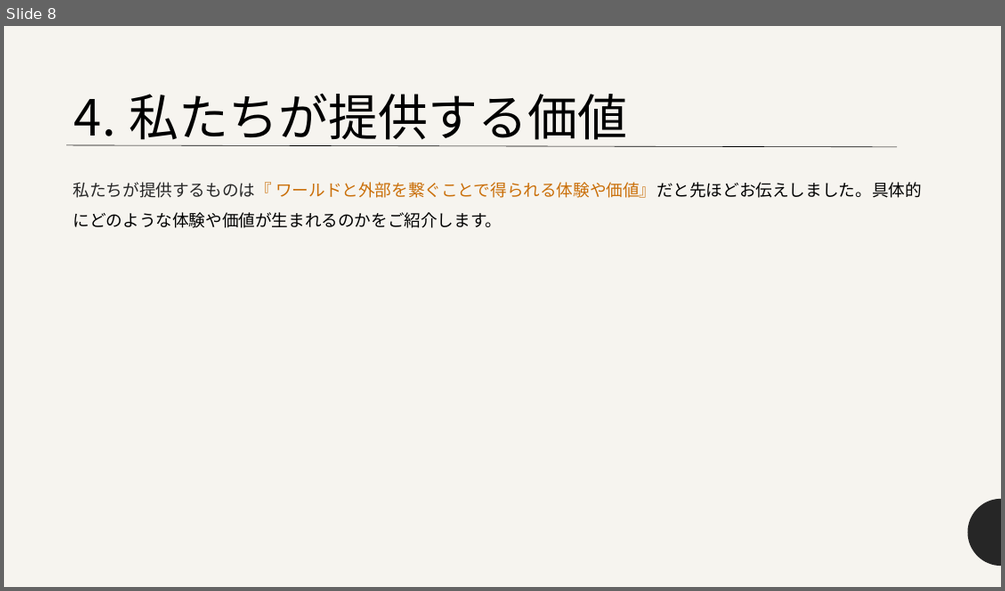
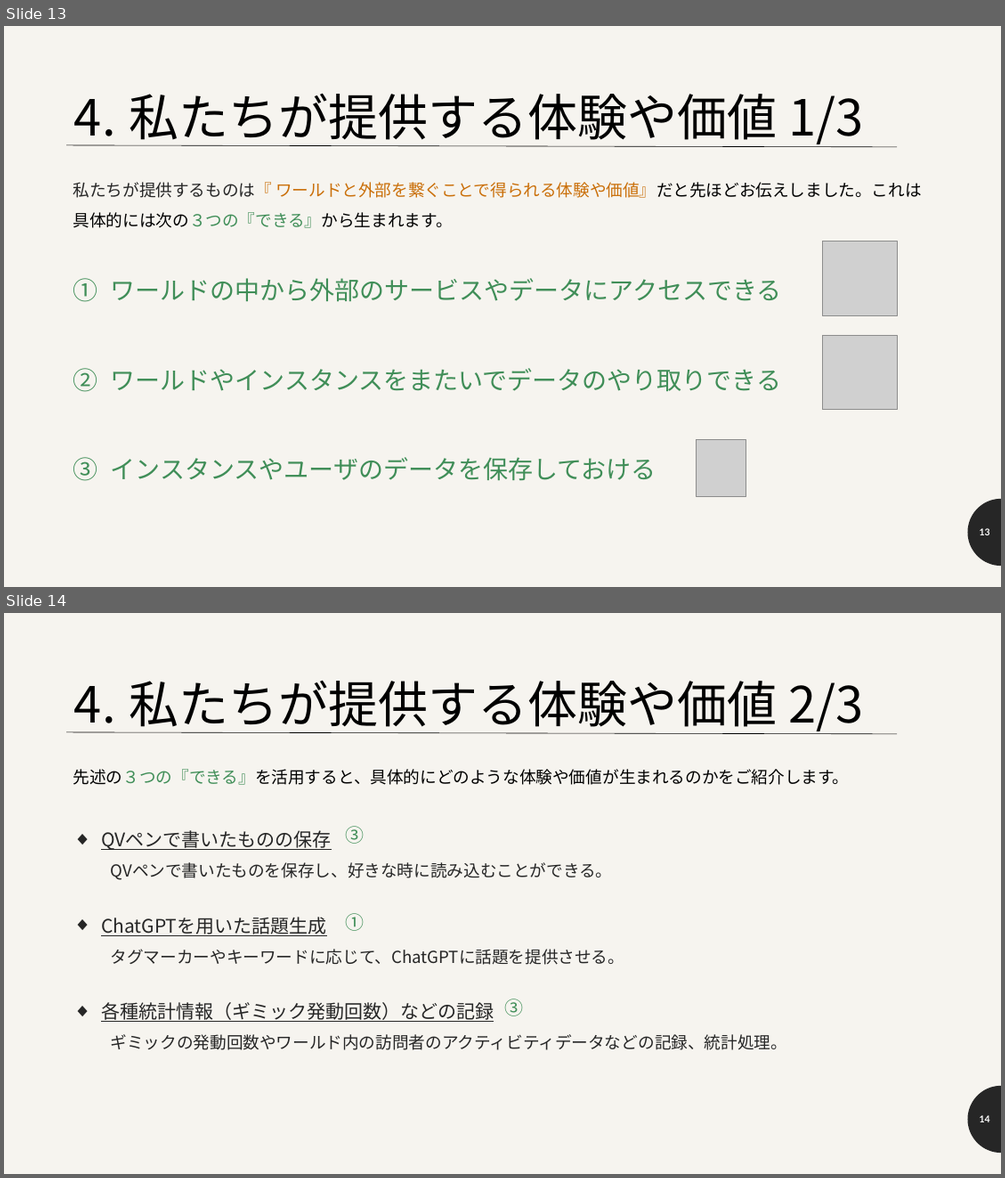
Before and after one commit to nHaruka-git/VRC-Connestions-API-Project-Public-Resources, a slide deck: 対外紹介資料.pptx. Shown one above the other, each under a label of ours: slide 8 before the commit, slides 13 and 14 after it. The pictures are 1005x591 and 1005x1178 pixels, drawn with LibreOffice and Linux fonts; fonts in the diff are those of the drawing; grey boxes stand for pictures. Boxes give left, top, right and bottom in pixels: in the first picture for what was removed or moved away, otherwise in the second. Text is boxed around its words. In the diff, an @@ line names an element or a change of style, - is before the commit and + after.

```diff
--- a/対外紹介資料.pptx
+++ b/対外紹介資料.pptx
@@ slide 14 added at (4, 613, 1001, 1174), background #F6F4EF; not listed: 1 template element that a slide beside it also shows @@
@@ title added at (73, 680, 863, 734), 48 pt, text #000000 @@
+4. 私たちが提供する体験や価値 2/3
@@ line added from (67, 732) to (897, 734), #000000 0.5 pt @@
@@ text added at (73, 769, 850, 1050), 16 pt, text #262626 @@
+先述の３つの『できる』を活用すると、具体的にどのような体験や価値が生まれるのかをご紹介します。
+◆ QVペンで書いたものの保存
+  QVペンで書いたものを保存し、好きな時に読み込むことができる。
+◆ ChatGPTを用いた話題生成
+  タグマーカーやキーワードに応じて、ChatGPTに話題を提供させる。
+◆ 各種統計情報（ギミック発動回数）などの記録
+  ギミックの発動回数やワールド内の訪問者のアクティビティデータなどの記録、統計処理。
@@ text added at (346, 826, 364, 844), 18 pt, text #408E58 @@
+③
@@ text added at (346, 913, 364, 931), 18 pt, text #408E58 @@
+①
@@ text added at (505, 998, 524, 1016), 18 pt, text #408E58 @@
+③
@@ page number added at (979, 1115, 990, 1122), 9 pt, text #FFFFFF, bold @@
+14
@@ what was slide 8 is now slide 13 @@
@@ slide 13 changed as well @@
@@ title at (73, 93, 863, 147): text changed @@
-4. 私たちが提供する価値
+4. 私たちが提供する体験や価値 1/3
@@ text at (73, 182, 922, 481): text changed; size 16 to 24 pt; text colour #000000 to #408E58 @@
-私たちが提供するものは『 ワールドと外部を繋ぐことで得られる体験や価値』だと先ほどお伝えしました。具体的にどのような体験や価値が生まれるのかをご紹介します。
+私たちが提供するものは『 ワールドと外部を繋ぐことで得られる体験や価値』だと先ほどお伝えしました。これは具体的には次の３つの『できる』から生まれます。
+1. ワールドの中から外部のサービスやデータにアクセスできる
+2. ワールドやインスタンスをまたいでデータのやり取りできる
+3. インスタンスやユーザのデータを保存しておける
@@ picture added at (822, 240, 897, 315) @@
@@ picture added at (822, 335, 897, 410) @@
@@ picture added at (696, 439, 745, 496) @@
@@ page number added at (979, 528, 990, 535), 9 pt, text #FFFFFF, bold @@
+13
```
Also in this commit, not shown: 6 other slides changed, 9 other slides added, 2 slides removed, 25 other files.
